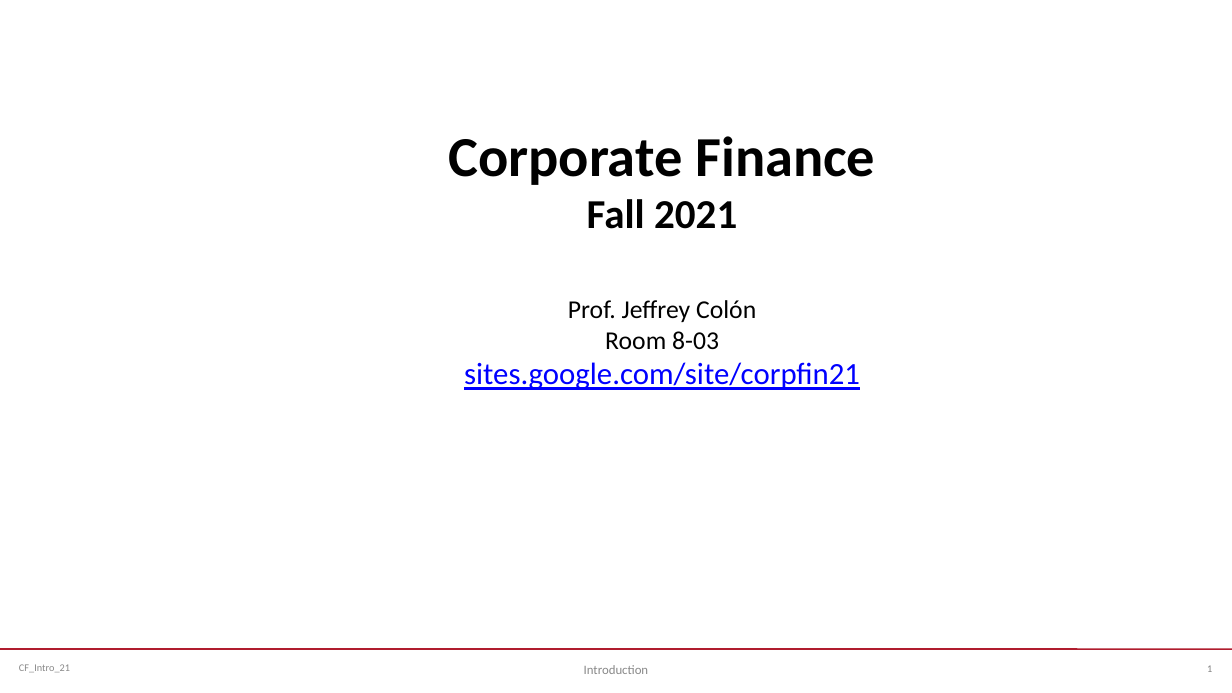
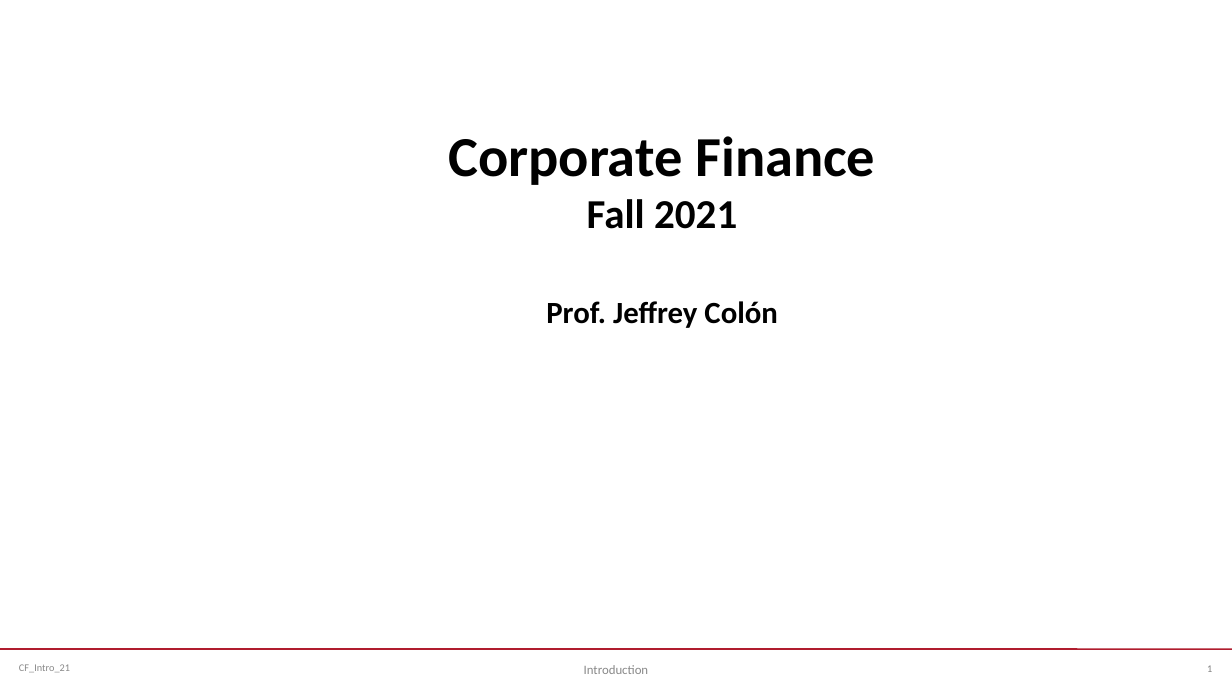
Before and after one commit to jmc877/Corporate-Finance, a slide deck: slide 1 of slides/CF_Intro_21.pptx. Drawn at 1232x693 pixels with LibreOffice and Linux fonts; fonts in the diff are those of the drawing. Boxes give left, top, right and bottom in pixels: in the first picture for what was removed or moved away, otherwise in the second. Text is boxed around its words. In the diff, an @@ line names an element or a change of style, - is before the commit and + after.

```diff
--- a/slides/CF_Intro_21.pptx
+++ b/slides/CF_Intro_21.pptx
@@ text at (546, 301, 777, 328): size 20 to 24 pt, bold on in "Prof. Jeffrey Colón" @@
@@ text at (464, 331, 860, 390): paragraphs removed @@
-Room 8-03
-sites.google.com/site/corpfin21
```
Also in this commit, not shown: 5 other slides changed, 4 other files.
